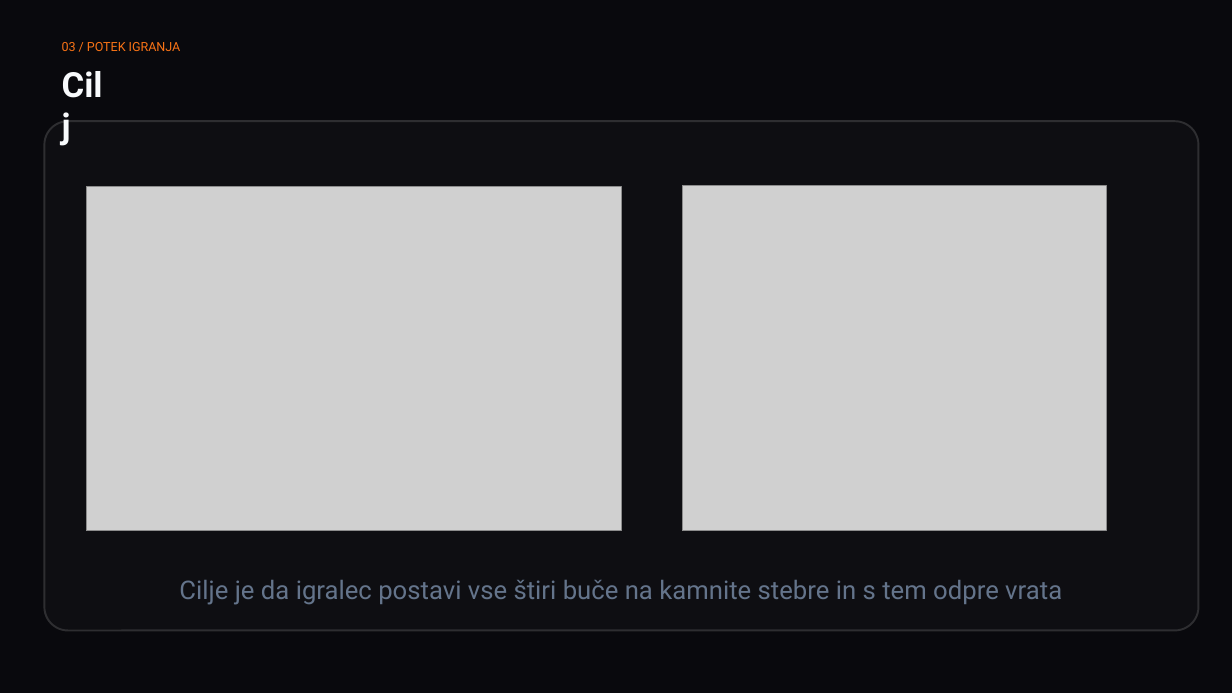
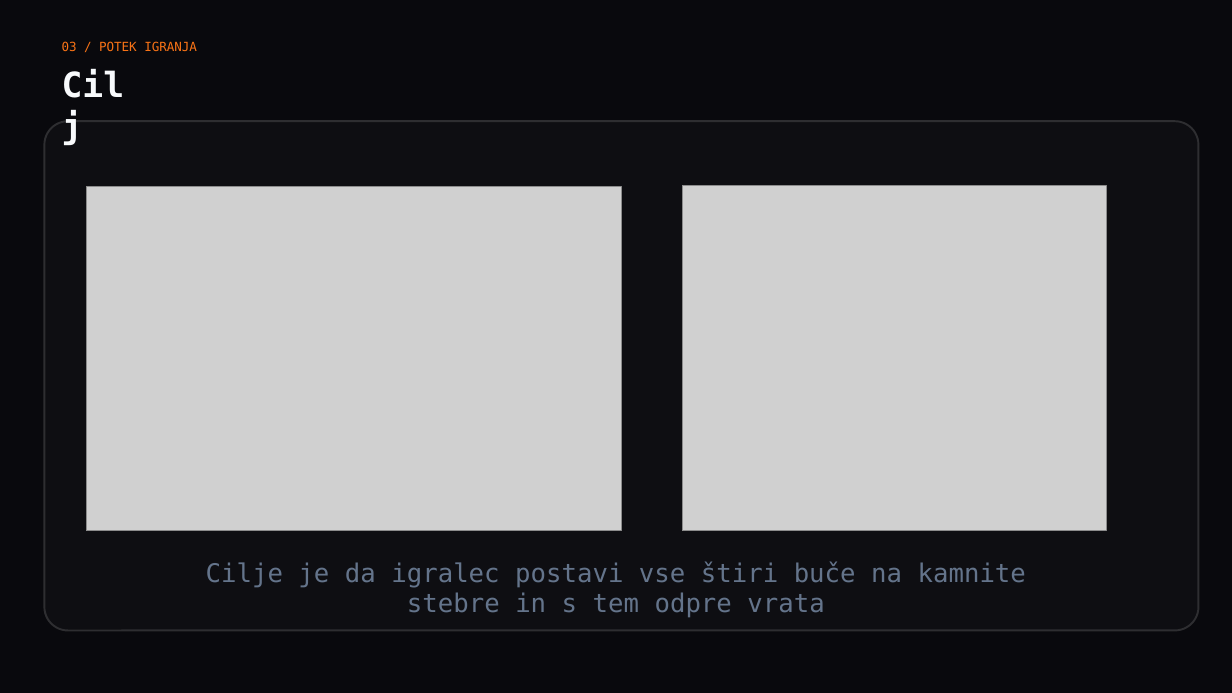
Before and after one commit to ErikOpresnikHercog/Half-Time-Ghost, a slide deck: slide 6 of Erik_HalfTimeGhost_Predstavitev_Video/Erik_HalfTimeGhost_Predstavitev.pptx. Drawn at 1232x693 pixels with LibreOffice and Linux fonts; fonts in the diff are those of the drawing; grey boxes stand for pictures. Boxes give left, top, right and bottom in pixels: in the first picture for what was removed or moved away, otherwise in the second. Text is boxed around its words. In the diff, an @@ line names an element or a change of style, - is before the commit and + after.

```diff
--- a/Erik_HalfTimeGhost_Predstavitev_Video/Erik_HalfTimeGhost_Predstavitev.pptx
+++ b/Erik_HalfTimeGhost_Predstavitev_Video/Erik_HalfTimeGhost_Predstavitev.pptx
@@ font Roboto to DejaVu Sans Mono in 3 elements at [206, 561, 1026, 618], [62, 41, 197, 51], [62, 63, 144, 104] @@
@@ text "Cilje je da igralec postavi ...": place and size @@
-text "Cilje je da igralec postavi ..." at [179, 580, 1062, 605]
+text "Cilje je da igralec postavi ..." at [206, 561, 1026, 618]
```
Also in this commit, not shown: 7 other slides changed.
